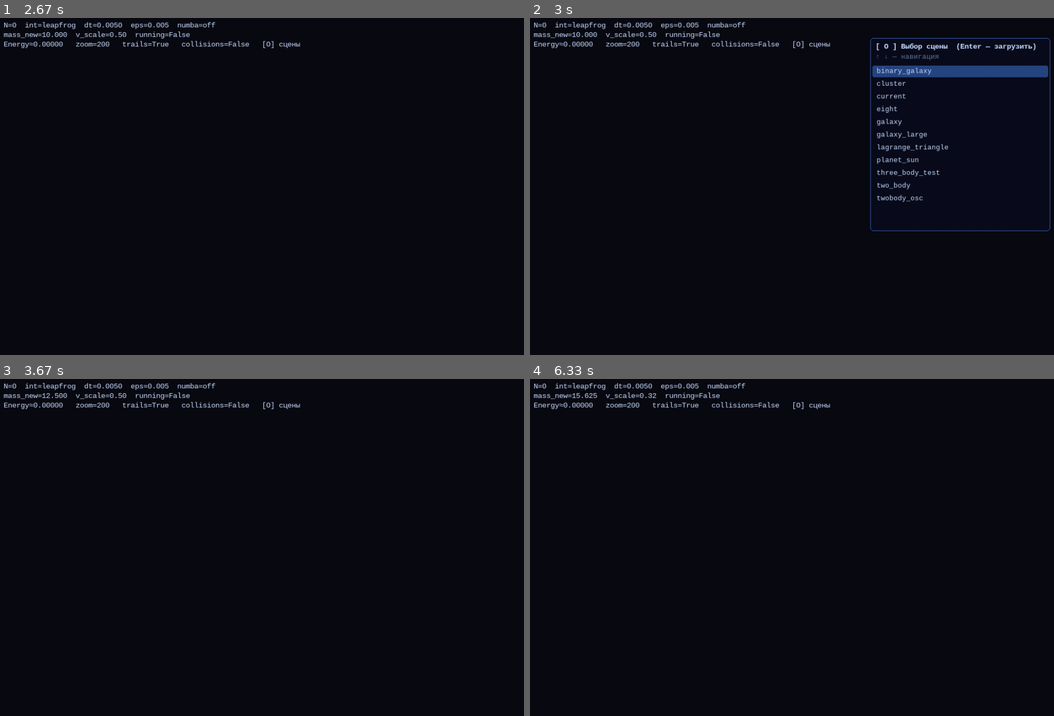
Above: before the commit, frames 1-4 (two rows, left to right).
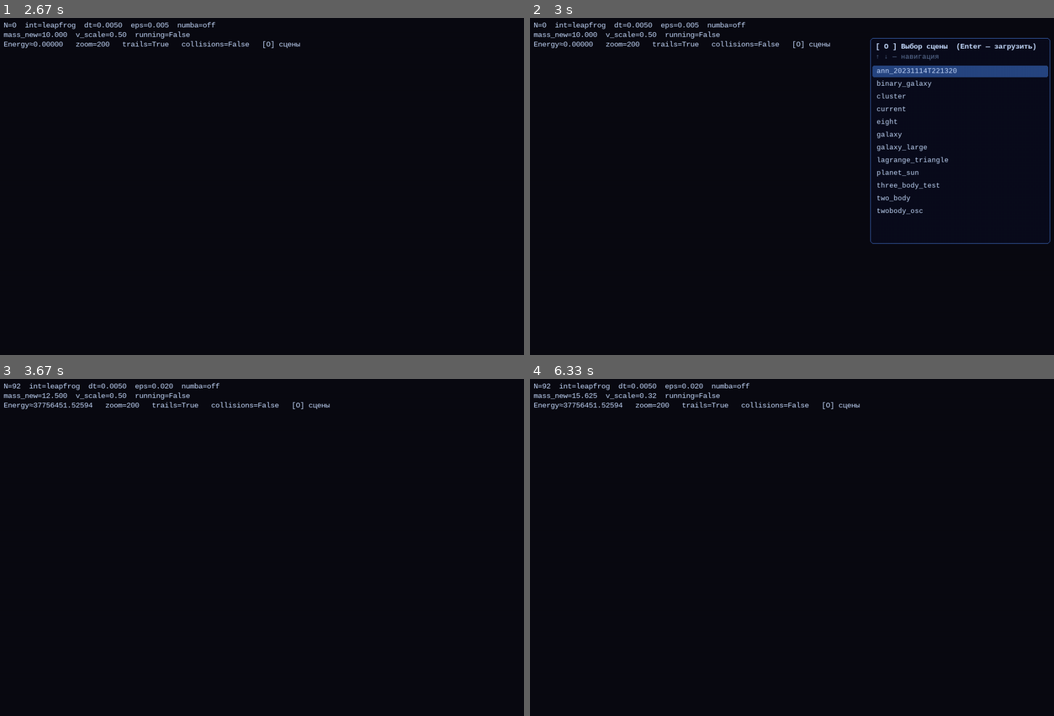
Above: after the commit, the same moments.

Repository: Intellicape/GravitySim
Game: pygame game, started from main.py
The game is run twice, just before and just after one commit, with the same random seed, the same clock (stepped at 60 frames per second) and the same inputs.
Inputs:
- Up to frame 1 (2.67 s): type "ann" at 0.33 s; tap Enter at 0.67 s; hold Q 0.88-1.35 s; hold W 0.88-1.35 s; tap Up at 1.43 s; hold W 1.77-2.23 s; hold D from 2.32 s (still down)
- Up to frame 2 (3 s): release D at 2.78 s; tap O at 2.82 s
- Up to frame 3 (3.67 s): click "current" at 3.2 s; tap . at 3.48 s
- Up to frame 4 (6.33 s): tap V at 3.82, 4.63, 6.13 s; hold A 4.48-4.88 s; hold W 4.92-5.28 s; tap B at 5.07 s; hold D 5.32-5.95 s; tap . at 5.47 s; hold S from 5.98 s (still down)

Frame 1 is identical in both runs. In frame 2, 1.1% of the frame differs, in the area x 64-100%, y 14-68%; in frame 3, 0.8%; in frame 4, 0.8%.

Commit message:
auto-generate save filename as <scene>_<ISO8601> and update README
- Q key now saves to scenes/<scene>_<YYYYMMDDTHHmmSS>.json automatically
- removed manual save_name input — no longer needed
- README: added new presets table, scene browser controls, save format note

Co-Authored-By: Claude Sonnet 4.6 <noreply@anthropic.com>

Diff:
--- a/app/ui_pygame.py
+++ b/app/ui_pygame.py
@@ -1,5 +1,6 @@
 from __future__ import annotations
 import os
+import datetime
 import pygame as pg
 import numpy as np
 from dataclasses import dataclass, field
@@ -326,8 +327,7 @@
         if not scene and save_name == "current":
             scene, save_name = self._start_screen()
 
-        config   = scene
-        curr_name = save_name
+        config = scene
 
         if config:
             self.load_from(f"scenes/{config}.json")
@@ -407,8 +407,9 @@
                     elif k == pg.K_SPACE: self.state.running = not self.state.running
                     elif k == pg.K_c: self.clear()
                     elif k == pg.K_q:
-                        if curr_name.strip():
-                            self.save_current(f'scenes/{curr_name.strip()}.json')
+                        ts = datetime.datetime.now().strftime("%Y%m%dT%H%M%S")
+                        base = config.strip() or "unnamed"
+                        self.save_current(f"scenes/{base}_{ts}.json")
                     elif k == pg.K_l:
                         if config.strip():
                             self.load_from(f'scenes/{config.strip()}.json')
Not shown, changed: README.md
